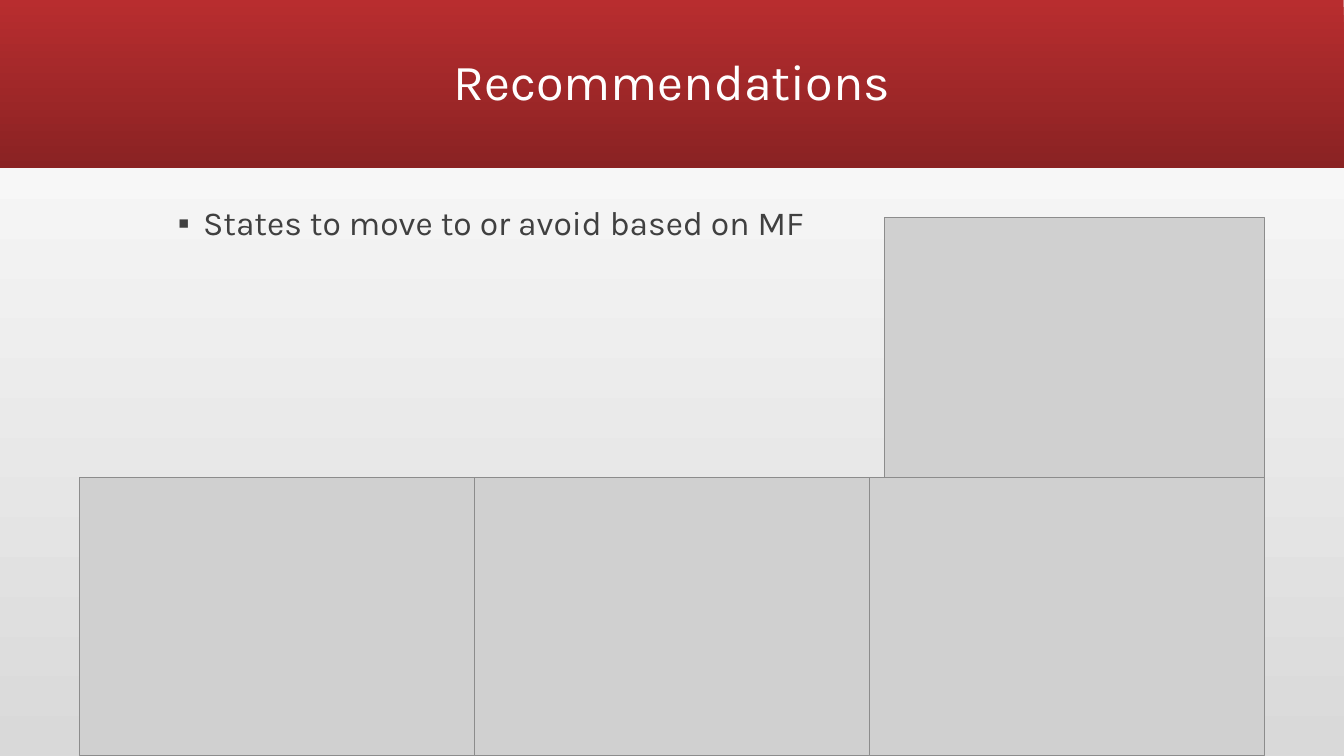
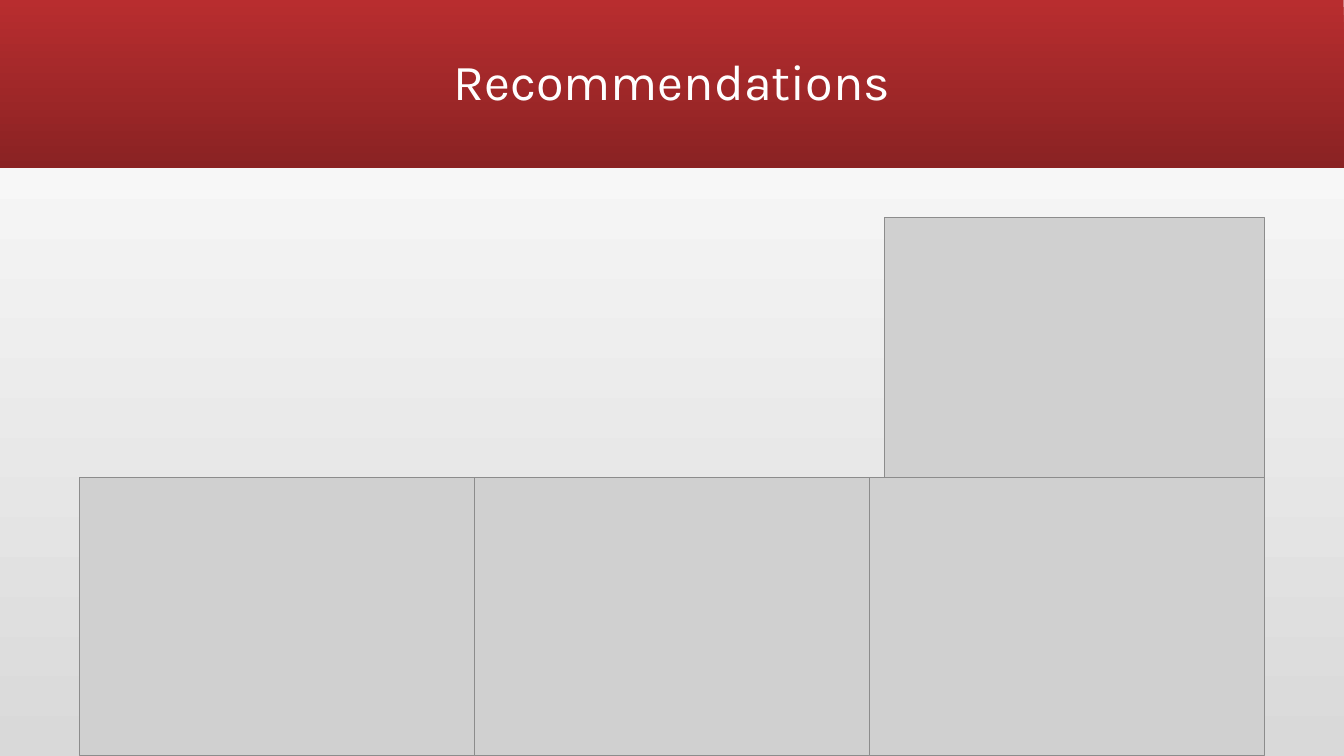
Before and after one commit to KelliExMachina/infectious, a slide deck: slide 8 of infectious.pptx. Drawn at 1344x756 pixels with LibreOffice and Linux fonts; fonts in the diff are those of the drawing; grey boxes stand for pictures. Boxes give left, top, right and bottom in pixels: in the first picture for what was removed or moved away, otherwise in the second. Text is boxed around its words. In the diff, an @@ line names an element or a change of style, - is before the commit and + after.

```diff
--- a/infectious.pptx
+++ b/infectious.pptx
@@ text removed at (203,212,804,236) @@
-▪ States to move to or avoid based on MF
```
Also in this commit, not shown: 2 other files.
